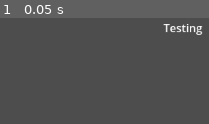
Above: before the commit, frame 1.
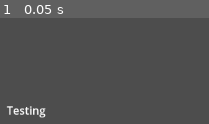
Above: after the commit, the same moment.

Repository: Dodols-ID/Omenveil
Game: Godot game, scene res://testscene.tscn
The game is run twice, just before and just after one commit, with the same random seed, the same clock (stepped at 60 frames per second) and the same inputs. The project has no main scene, so this scene is started directly.
Inputs:
- Up to frame 1 (0.05 s): no input

The runs differ from the first frame. In frame 1, 1.7% of the frame differs, in the area x 3-97%, y 5-95%.

Commit message:
test github-godot

Diff:
--- a/omenveil/testscene.tscn
+++ b/omenveil/testscene.tscn
@@ -3,8 +3,8 @@
 [node name="Node2D" type="Node2D"]
 
 [node name="RichTextLabel" type="RichTextLabel" parent="."]
-offset_left = 514.0
-offset_top = 232.0
-offset_right = 651.0
-offset_bottom = 272.0
+offset_left = 288.0
+offset_top = 351.0
+offset_right = 425.0
+offset_bottom = 391.0
 text = "Testing"
